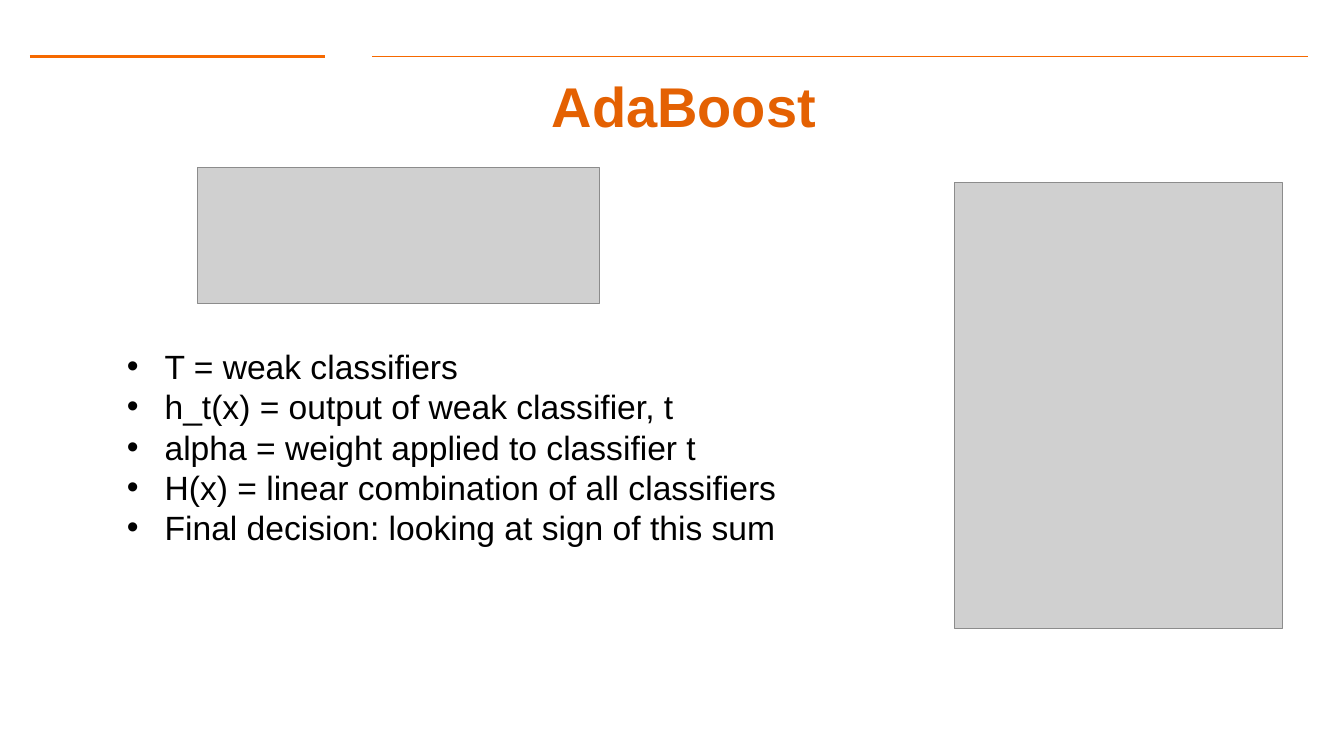
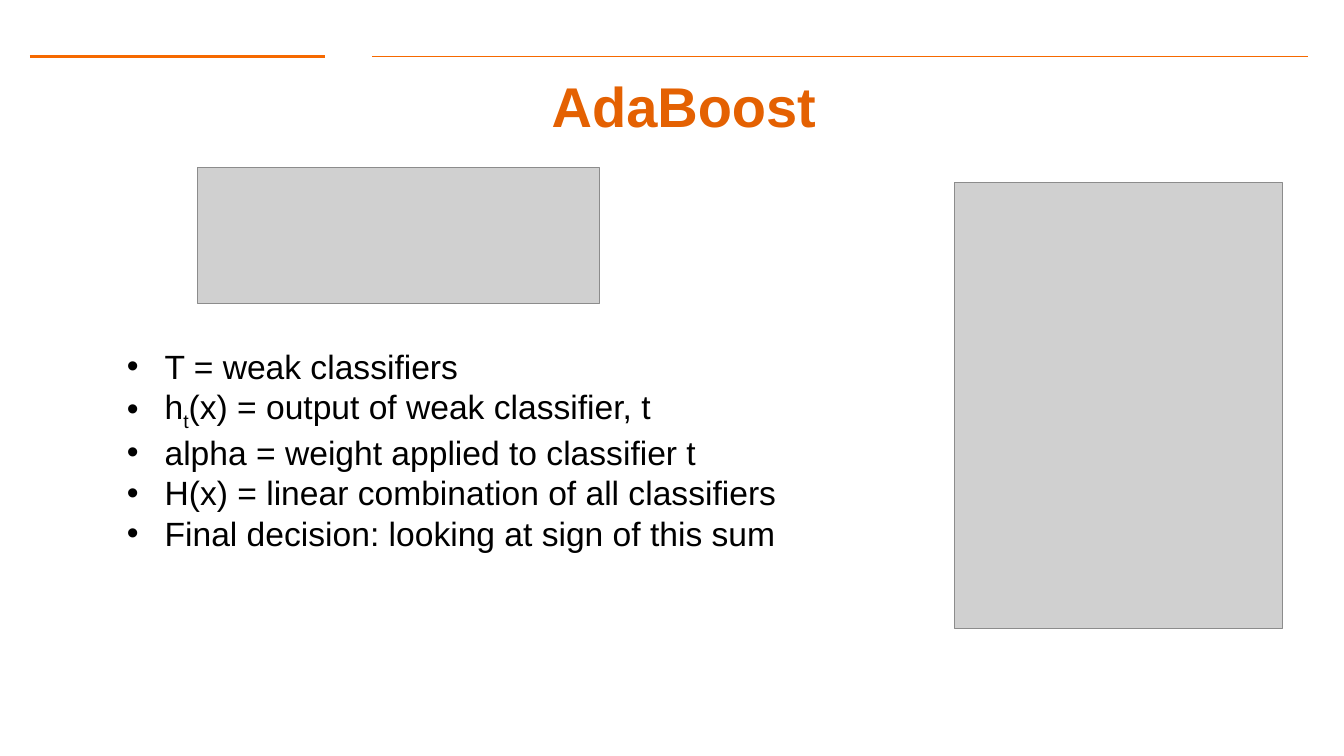
Before and after one commit to gk5951/RIT-DSCI-633-FDS, a slide deck: slide 49 of Syllabus/Lecture09/Lec09.pptx. Drawn at 1344x756 pixels with LibreOffice and Linux fonts; fonts in the diff are those of the drawing; grey boxes stand for pictures; background and template pictures are left out. Boxes give left, top, right and bottom in pixels: in the first picture for what was removed or moved away, otherwise in the second. Text is boxed around its words. In the diff, an @@ line names an element or a change of style, - is before the commit and + after.

```diff
--- a/Syllabus/Lecture09/Lec09.pptx
+++ b/Syllabus/Lecture09/Lec09.pptx
@@ text at [189, 394, 650, 426]: text changed @@
-• h_t(x) = output of weak classifier, t
+• ht(x) = output of weak classifier, t
```
Also in this commit, not shown: 1 other file.
